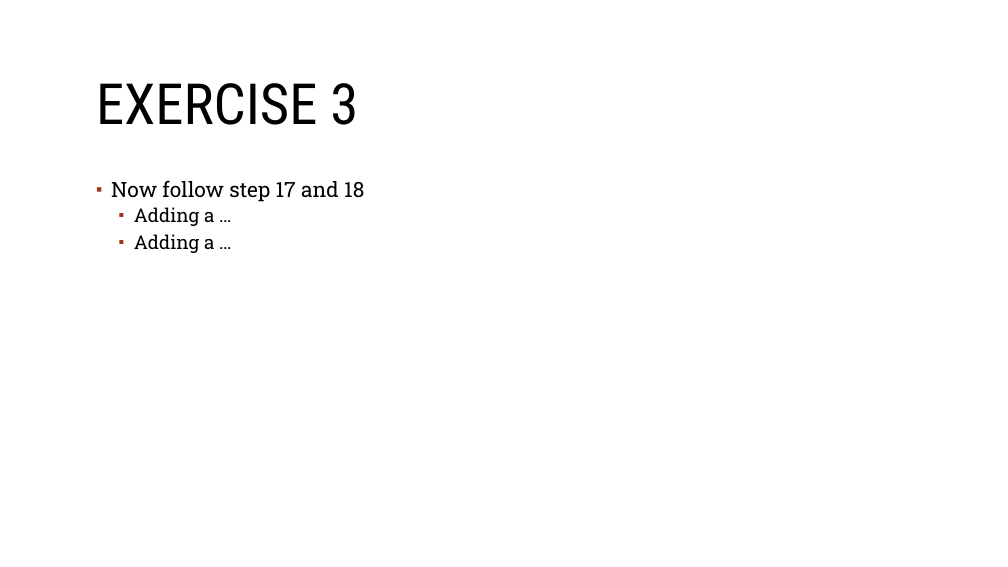
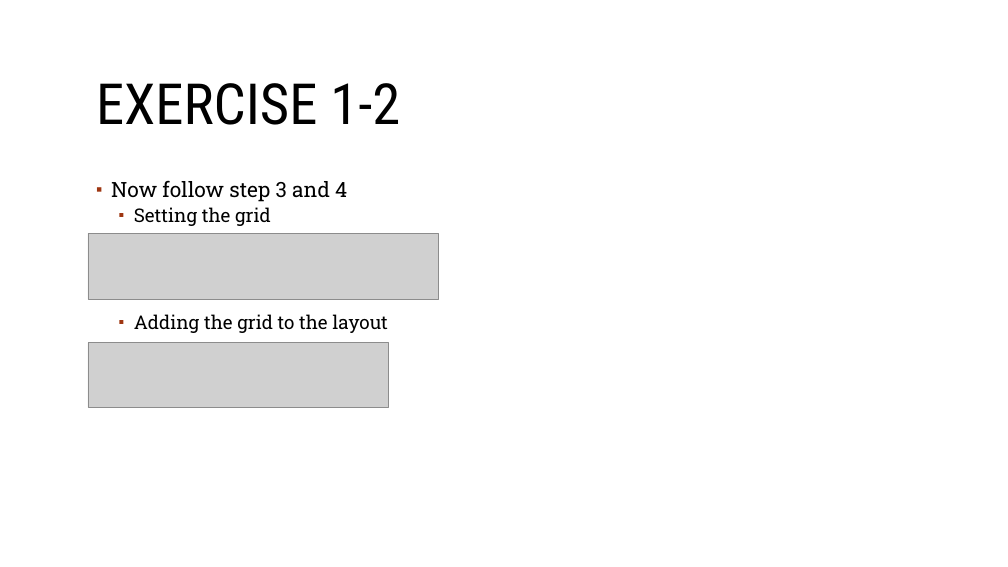
Before and after one commit to sebivenlo/Vaadin-workshop, a slide deck: slide 7 of Documentation/Frontend-technologies.odp (slide 21 before the commit). Drawn at 1008x567 pixels with LibreOffice and Linux fonts; fonts in the diff are those of the drawing; grey boxes stand for pictures; background and template pictures are left out. Boxes give left, top, right and bottom in pixels: in the first picture for what was removed or moved away, otherwise in the second. Text is boxed around its words. In the diff, an @@ line names an element or a change of style, - is before the commit and + after.

```diff
--- a/Documentation/Frontend-technologies.odp
+++ b/Documentation/Frontend-technologies.odp
@@ title at (96, 83, 400, 125): text changed @@
-EXERCISE 3
+EXERCISE 1-2
@@ text at (111, 180, 388, 333): text changed; size 20 to 18 pt @@
-▪ Now follow step 17 and 18
-  ▪ Adding a …
-  ▪ Adding a …
+▪ Now follow step 3 and 4
+  ▪ Setting the grid
+  ▪ Adding the grid to the layout
@@ picture added at (88, 234, 439, 300) @@
@@ picture added at (88, 343, 388, 408) @@
```
Also in this commit, not shown: 9 other slides changed, 10 slides added, 2 slides removed, 5 other files.
